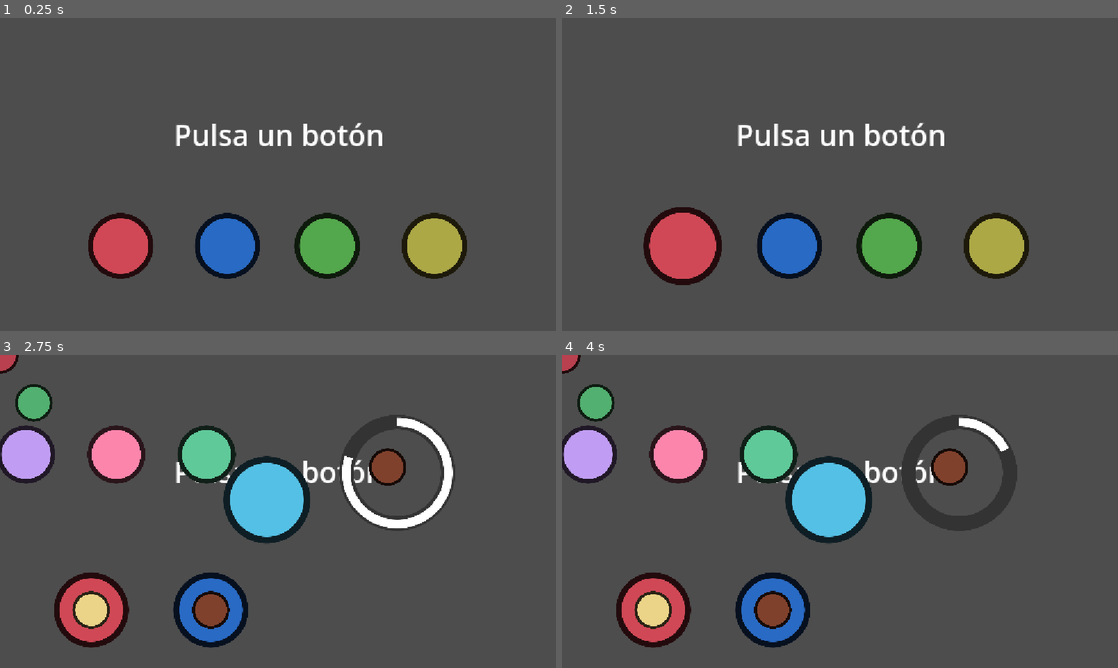
Above: before the commit, frames 1-4 (two rows, left to right).
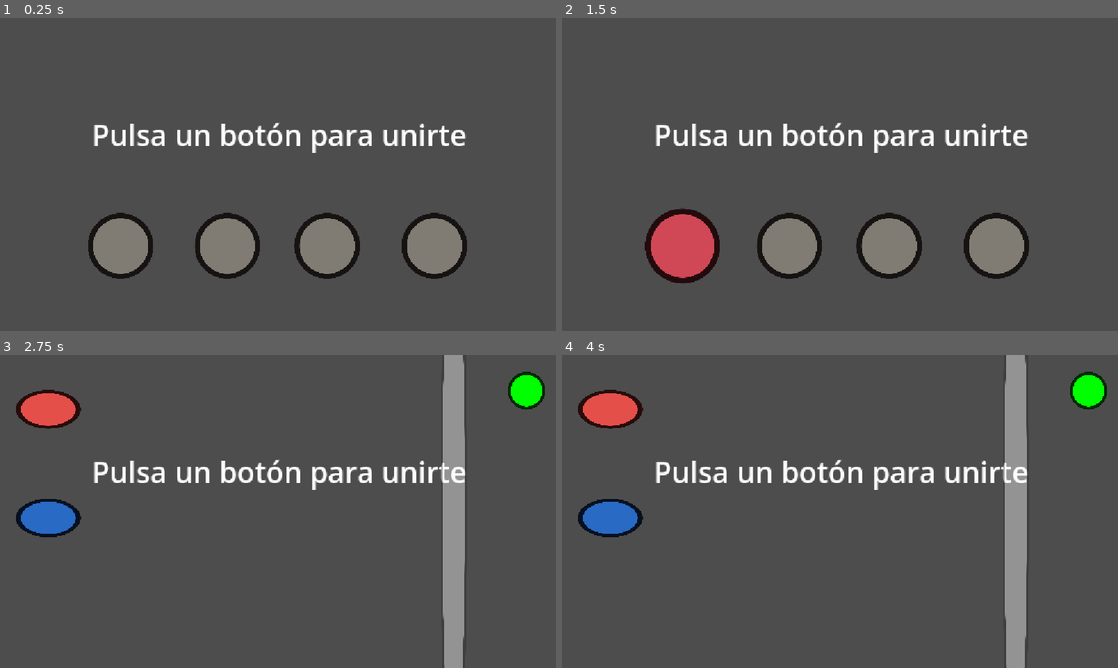
Above: after the commit, the same moments.

Repository: EduFdezSoy/MinijuegosMalagaJam
Game: Godot game, scene res://Scenes/PlayerSelection.tscn
The game is run twice, just before and just after one commit, with the same random seed, the same clock (stepped at 60 frames per second) and the same inputs.
Inputs (mouse positions are in pixels of both pictures, inside the frame that each line leads up to):
- Up to frame 1 (0.25 s): no input
- Up to frame 2 (1.5 s): tap Enter at 0.5 s; move the mouse to (962, 158) at 0.52 s; tap Space (start_button) at 0.6, 1.25 s; move the mouse to (728, 190) at 1.27 s; tap A (p1_button) at 1.35 s
- Up to frame 3 (2.75 s): tap Space (start_button) at 1.55, 2, 2.3 s; move the mouse to (333, 442) at 2.02 s; tap S (p2_button) at 2.1 s
- Up to frame 4 (4 s): move the mouse to (812, 574) at 2.77 s; tap D (p3_button) at 2.85 s; tap Space (start_button) at 3.05, 3.8 s; move the mouse to (1006, 558) at 3.52 s; tap F (p4_button) at 3.6 s

The runs differ from the first frame. In frame 1, 7.6% of the frame differs, in the area x 16-84%, y 33-82%; in frame 2, 6.7%; in frame 3, 24%; in frame 4, 24%, in the area x 0-98%, y 0-100%.

Commit message:
refactor: Se han cambiado nombres de archivos para mejor consistencia (Ahora están en inglés los archivos)

Diff:
--- a/Scenes/Minigames/Minijuego1.tscn
+++ b/Scenes/Minigames/MinigameTest.tscn
@@ -1,58 +1,58 @@
 [gd_scene format=3 uid="uid://bymi3w6nfe84"]
 
 [ext_resource type="Texture2D" uid="uid://cpdei0c4gficn" path="res://Assets/Sprites/GenericButton.png" id="1_116ni"]
-[ext_resource type="Script" uid="uid://bfslgit2kd106" path="res://Scripts/Minigames/Minigame 1/MinigameOne.gd" id="1_u5u0k"]
-[ext_resource type="Script" uid="uid://cxd8nyje6mpp0" path="res://Scripts/Minigames/Minigame 1/HorizontalPlayerMovement.gd" id="2_d8pki"]
-[ext_resource type="Script" uid="uid://byav5nb6ppjh" path="res://Scripts/Minigames/Minigame 1/PollitoInglesCheck.gd" id="2_yj3q8"]
+[ext_resource type="Script" uid="uid://bfslgit2kd106" path="res://Scripts/Minigames/PollitoInglesMinigame/PollitoInglesMinigame.gd" id="1_u5u0k"]
+[ext_resource type="Script" uid="uid://cxd8nyje6mpp0" path="res://Scripts/Minigames/PollitoInglesMinigame/HorizontalPlayerMovement.gd" id="2_d8pki"]
+[ext_resource type="Script" uid="uid://byav5nb6ppjh" path="res://Scripts/Minigames/PollitoInglesMinigame/PollitoInglesCheck.gd" id="2_yj3q8"]
 
-[node name="Minijuego1" type="Node2D" unique_id=1996787499 node_paths=PackedStringArray("playersHorizontalMove", "pollitoInglesCheck")]
+[node name="PollitoInglesMinigame" type="Node2D" unique_id=1996787499 node_paths=PackedStringArray("playersHorizontalMove", "pollitoInglesCheck")]
 script = ExtResource("1_u5u0k")
 playersHorizontalMove = NodePath("PlayersHorizontalMove")
 pollitoInglesCheck = NodePath("PollitoInglesCheck")
 
 [node name="PollitoInglesCheck" type="Node" parent="." unique_id=2100802978 node_paths=PackedStringArray("spriteCheck")]
 script = ExtResource("2_yj3q8")
-spriteCheck = NodePath("../Semaforo")
+spriteCheck = NodePath("../GreenRedLight")
 winningXPosition = 940.0
 
 [node name="PlayersHorizontalMove" type="Node2D" parent="." unique_id=1122291142 node_paths=PackedStringArray("players")]
 script = ExtResource("2_d8pki")
-players = [NodePath("Jugador1"), NodePath("Jugador2"), NodePath("Jugador3"), NodePath("Jugador4")]
+players = [NodePath("Player1"), NodePath("Player2"), NodePath("Player3"), NodePath("Player4")]
 playersInitialXPosition = 100
 horizontalMovementPerClick = 100.0
 movementDuration = 0.15
 
-[node name="Jugador1" type="Sprite2D" parent="PlayersHorizontalMove" unique_id=2088066266]
+[node name="Player1" type="Sprite2D" parent="PlayersHorizontalMove" unique_id=2088066266]
 modulate = Color(0.89747417, 0.31039852, 0.28828102, 1)
 position = Vector2(100.5, 149.5)
 scale = Vector2(0.34570313, 0.20507813)
 texture = ExtResource("1_116ni")
 
-[node name="Jugador2" type="Sprite2D" parent="PlayersHorizontalMove" unique_id=1423625554]
+[node name="Player2" type="Sprite2D" parent="PlayersHorizontalMove" unique_id=1423625554]
 modulate = Color(0.16078432, 0.41568628, 0.76862746, 1)
 position = Vector2(100.5, 283.23)
 scale = Vector2(0.34570313, 0.20507813)
 texture = ExtResource("1_116ni")
 
-[node name="Jugador3" type="Sprite2D" parent="PlayersHorizontalMove" unique_id=1668542855]
+[node name="Player3" type="Sprite2D" parent="PlayersHorizontalMove" unique_id=1668542855]
 modulate = Color(0.3254902, 0.654902, 0.29803923, 1)
 position = Vector2(100.5, 399.23)
 scale = Vector2(0.34570313, 0.20507813)
 texture = ExtResource("1_116ni")
 
-[node name="Jugador4" type="Sprite2D" parent="PlayersHorizontalMove" unique_id=494014490]
+[node name="Player4" type="Sprite2D" parent="PlayersHorizontalMove" unique_id=494014490]
 modulate = Color(0.6745098, 0.65882355, 0.27450982, 1)
 position = Vector2(100.5, 515.23)
 scale = Vector2(0.34570313, 0.20507813)
 texture = ExtResource("1_116ni")
 
-[node name="Meta" type="Sprite2D" parent="." unique_id=1095134998]
+[node name="FinishLine" type="Sprite2D" parent="." unique_id=1095134998]
 modulate = Color(1, 1, 1, 0.39607844)
 position = Vector2(940, 300)
 scale = Vector2(0.14, 3.75)
 texture = ExtResource("1_116ni")
 
-[node name="Semaforo" type="Sprite2D" parent="." unique_id=427955006]
+[node name="GreenRedLight" type="Sprite2D" parent="." unique_id=427955006]
 position = Vector2(1091, 74.000015)
 scale = Vector2(0.2, 0.2)
 texture = ExtResource("1_116ni")
--- a/Scenes/Minigames/Minijuego1Copia.tscn
+++ /dev/null
@@ -1,58 +0,0 @@
-[gd_scene format=3 uid="uid://dqwl04r112a5b"]
-
-[ext_resource type="Script" uid="uid://bfslgit2kd106" path="res://Scripts/Minigames/Minigame 1/MinigameOne.gd" id="1_cfc6w"]
-[ext_resource type="Script" uid="uid://byav5nb6ppjh" path="res://Scripts/Minigames/Minigame 1/PollitoInglesCheck.gd" id="2_j2xuo"]
-[ext_resource type="Script" uid="uid://cxd8nyje6mpp0" path="res://Scripts/Minigames/Minigame 1/HorizontalPlayerMovement.gd" id="3_xbmnr"]
-[ext_resource type="Texture2D" uid="uid://cpdei0c4gficn" path="res://Assets/Sprites/GenericButton.png" id="4_vwcag"]
-
-[node name="Minijuego1" type="Node2D" unique_id=1996787499 node_paths=PackedStringArray("playersHorizontalMove", "pollitoInglesCheck")]
-script = ExtResource("1_cfc6w")
-playersHorizontalMove = NodePath("PlayersHorizontalMove")
-pollitoInglesCheck = NodePath("PollitoInglesCheck")
-
-[node name="PollitoInglesCheck" type="Node" parent="." unique_id=2100802978 node_paths=PackedStringArray("spriteCheck")]
-script = ExtResource("2_j2xuo")
-spriteCheck = NodePath("../Semaforo")
-winningXPosition = 800.0
-
-[node name="PlayersHorizontalMove" type="Node2D" parent="." unique_id=1122291142 node_paths=PackedStringArray("players")]
-script = ExtResource("3_xbmnr")
-players = [NodePath("Jugador1"), NodePath("Jugador2"), NodePath("Jugador3"), NodePath("Jugador4")]
-playersInitialXPosition = 100
-horizontalMovementPerClick = 100.0
-movementDuration = 0.15
-
-[node name="Jugador1" type="Sprite2D" parent="PlayersHorizontalMove" unique_id=2088066266]
-modulate = Color(0.89747417, 0.31039852, 0.28828102, 1)
-position = Vector2(100.5, 149.5)
-scale = Vector2(0.34570313, 0.20507813)
-texture = ExtResource("4_vwcag")
-
-[node name="Jugador2" type="Sprite2D" parent="PlayersHorizontalMove" unique_id=1423625554]
-modulate = Color(0.16078432, 0.41568628, 0.76862746, 1)
-position = Vector2(100.5, 283.23)
-scale = Vector2(0.34570313, 0.20507813)
-texture = ExtResource("4_vwcag")
-
-[node name="Jugador3" type="Sprite2D" parent="PlayersHorizontalMove" unique_id=1668542855]
-modulate = Color(0.3254902, 0.654902, 0.29803923, 1)
-position = Vector2(100.5, 399.23)
-scale = Vector2(0.34570313, 0.20507813)
-texture = ExtResource("4_vwcag")
-
-[node name="Jugador4" type="Sprite2D" parent="PlayersHorizontalMove" unique_id=494014490]
-modulate = Color(0.6745098, 0.65882355, 0.27450982, 1)
-position = Vector2(100.5, 515.23)
-scale = Vector2(0.34570313, 0.20507813)
-texture = ExtResource("4_vwcag")
-
-[node name="Meta" type="Sprite2D" parent="." unique_id=1095134998]
-modulate = Color(1, 1, 1, 0.39607844)
-position = Vector2(800, 300)
-scale = Vector2(0.14, 3.75)
-texture = ExtResource("4_vwcag")
-
-[node name="Semaforo" type="Sprite2D" parent="." unique_id=427955006]
-position = Vector2(1091, 74.000015)
-scale = Vector2(0.2, 0.2)
-texture = ExtResource("4_vwcag")
--- a/Scenes/Minigames/Minijuego2.tscn
+++ /dev/null
@@ -1,11 +0,0 @@
-[gd_scene format=3 uid="uid://cdgfbmswqylwo"]
-
-[ext_resource type="Texture2D" uid="uid://cpdei0c4gficn" path="res://Assets/Sprites/GenericButton.png" id="1_3qinl"]
-[ext_resource type="Script" uid="uid://bfslgit2kd106" path="res://Scripts/Minigames/Minigame 1/MinigameOne.gd" id="1_4y7mn"]
-
-[node name="Minijuego2" type="Node2D" unique_id=241074848]
-script = ExtResource("1_4y7mn")
-
-[node name="GenericButton" type="Sprite2D" parent="." unique_id=1765706520]
-position = Vector2(231, 477)
-texture = ExtResource("1_3qinl")
--- a/Scenes/Minigames/Minijuego3.tscn
+++ /dev/null
@@ -1,9 +0,0 @@
-[gd_scene format=3 uid="uid://bb8ml4ltvhd0q"]
-
-[ext_resource type="Texture2D" uid="uid://cpdei0c4gficn" path="res://Assets/Sprites/GenericButton.png" id="1_ybwdi"]
-
-[node name="Minijuego3" type="Node2D" unique_id=287076601]
-
-[node name="GenericButton" type="Sprite2D" parent="." unique_id=461941072]
-position = Vector2(1034, 115)
-texture = ExtResource("1_ybwdi")
--- a/Scenes/Minigames/Minijuego_A_Comer.tscn
+++ b/Scenes/Minigames/ServingFoodMinigame.tscn
@@ -1,14 +1,14 @@
 [gd_scene format=3 uid="uid://cjrtfysm3veyl"]
 
-[ext_resource type="Script" uid="uid://cwgtrohnmnv21" path="res://Scripts/Minigames/Minijuego_A_Comer/MinigameLunchTime.gd" id="1_8oyy2"]
-[ext_resource type="Script" uid="uid://dulxaqsgd7jgj" path="res://Scripts/Minigames/Minijuego_A_Comer/FoodChecker.gd" id="2_n2y3l"]
-[ext_resource type="Script" uid="uid://c5i20f1q8e62p" path="res://Scripts/Minigames/Minijuego_A_Comer/PeopleLine.gd" id="3_0vj75"]
-[ext_resource type="Script" uid="uid://bkkhqthwrw70d" path="res://Scripts/Minigames/Minijuego_A_Comer/IncrementalCountDown.gd" id="3_i8n31"]
+[ext_resource type="Script" uid="uid://cwgtrohnmnv21" path="res://Scripts/Minigames/ServingFoodMinigame/MinigameLunchTime.gd" id="1_8oyy2"]
+[ext_resource type="Script" uid="uid://dulxaqsgd7jgj" path="res://Scripts/Minigames/ServingFoodMinigame/FoodChecker.gd" id="2_n2y3l"]
+[ext_resource type="Script" uid="uid://c5i20f1q8e62p" path="res://Scripts/Minigames/ServingFoodMinigame/PeopleLine.gd" id="3_0vj75"]
+[ext_resource type="Script" uid="uid://bkkhqthwrw70d" path="res://Scripts/Minigames/ServingFoodMinigame/IncrementalCountDown.gd" id="3_i8n31"]
 [ext_resource type="Texture2D" uid="uid://cpdei0c4gficn" path="res://Assets/Sprites/GenericButton.png" id="4_upu7b"]
-[ext_resource type="Script" uid="uid://duyvboy7v2ung" path="res://Scripts/Minigames/Minijuego_A_Comer/MinigameActionButton.gd" id="5_n2y3l"]
-[ext_resource type="Texture2D" uid="uid://cy2hibh5s7vpg" path="res://Assets/Sprites/Minigames/ServingFoodMinigame/Circulo.png" id="5_r4lmr"]
-[ext_resource type="Texture2D" uid="uid://bfb5xuyyt1aw" path="res://Assets/Sprites/Minigames/ServingFoodMinigame/CruzRoja.png" id="6_0vj75"]
-[ext_resource type="Texture2D" uid="uid://doaea01dvkkww" path="res://Assets/Sprites/Minigames/ServingFoodMinigame/CirculoBlanco.png" id="6_hw2q6"]
+[ext_resource type="Script" uid="uid://duyvboy7v2ung" path="res://Scripts/Minigames/ServingFoodMinigame/MinigameActionButton.gd" id="5_n2y3l"]
+[ext_resource type="Texture2D" uid="uid://cy2hibh5s7vpg" path="res://Assets/Sprites/Minigames/ServingFoodMinigame/CircleBackground.png" id="5_r4lmr"]
+[ext_resource type="Texture2D" uid="uid://bfb5xuyyt1aw" path="res://Assets/Sprites/Minigames/ServingFoodMinigame/RedCross.png" id="6_0vj75"]
+[ext_resource type="Texture2D" uid="uid://doaea01dvkkww" path="res://Assets/Sprites/Minigames/ServingFoodMinigame/FillCircle.png" id="6_hw2q6"]
 
 [node name="MinijuegoAComer" type="Node2D" unique_id=249033107 node_paths=PackedStringArray("foodChecker")]
 script = ExtResource("1_8oyy2")
--- a/Scenes/PlayerSelection.tscn
+++ b/Scenes/PlayerSelection.tscn
@@ -4,48 +4,57 @@
 [ext_resource type="Script" uid="uid://dqd747do6jri1" path="res://Scripts/PlayerButton.gd" id="2_2ny7y"]
 [ext_resource type="Script" uid="uid://cogkluld14x1i" path="res://Scripts/Controllers/RoundController.gd" id="4_2ny7y"]
 [ext_resource type="Script" uid="uid://c8xhspffwdh2y" path="res://Scripts/StartButton.gd" id="4_mpou1"]
-[ext_resource type="PackedScene" uid="uid://cjrtfysm3veyl" path="res://Scenes/Minigames/Minijuego_A_Comer.tscn" id="5_f0lok"]
+[ext_resource type="PackedScene" uid="uid://cjrtfysm3veyl" path="res://Scenes/Minigames/ServingFoodMinigame.tscn" id="5_f0lok"]
+[ext_resource type="PackedScene" uid="uid://bymi3w6nfe84" path="res://Scenes/Minigames/MinigameTest.tscn" id="6_y4jts"]
 
 [node name="PlayerSelection" type="Node2D" unique_id=1452936896]
 
-[node name="Player 1" type="Node2D" parent="." unique_id=1454617281]
+[node name="Player 1" type="Node2D" parent="." unique_id=1454617281 node_paths=PackedStringArray("buttonSprite")]
 position = Vector2(250, 472)
 script = ExtResource("2_2ny7y")
+buttonColor = Color(0.8156863, 0.28235295, 0.3372549, 1)
+buttonSprite = NodePath("Sprite")
 
 [node name="Sprite" type="Sprite2D" parent="Player 1" unique_id=1055041605]
-modulate = Color(0.8137784, 0.28282133, 0.33851078, 1)
+modulate = Color(0.5071507, 0.4880826, 0.44954228, 1)
 scale = Vector2(0.35, 0.35)
 texture = ExtResource("1_hqt01")
 
-[node name="Player 2" type="Node2D" parent="." unique_id=1459564953]
+[node name="Player 2" type="Node2D" parent="." unique_id=1459564953 node_paths=PackedStringArray("buttonSprite")]
 position = Vector2(471, 472)
 script = ExtResource("2_2ny7y")
+buttonColor = Color(0.16078432, 0.41568628, 0.76862746, 1)
+buttonSprite = NodePath("Sprite")
 playerId = 1
 
 [node name="Sprite" type="Sprite2D" parent="Player 2" unique_id=608958459]
-modulate = Color(0.15899232, 0.4149546, 0.7680975, 1)
+modulate = Color(0.5071507, 0.4880826, 0.44954228, 1)
 scale = Vector2(0.35, 0.35)
 texture = ExtResource("1_hqt01")
 metadata/Color = Color(1, 1, 1, 1)
 
-[node name="Player 3" type="Node2D" parent="." unique_id=1279253964]
+[node name="Player 3" type="Node2D" parent="." unique_id=1279253964 node_paths=PackedStringArray("buttonSprite")]
 position = Vector2(678, 472)
 script = ExtResource("2_2ny7y")
+buttonColor = Color(0.3254902, 0.654902, 0.29803923, 1)
+buttonSprite = NodePath("Sprite")
 playerId = 2
 
 [node name="Sprite" type="Sprite2D" parent="Player 3" unique_id=1110995948]
-modulate = Color(0.32677108, 0.65325326, 0.29733875, 1)
+modulate = Color(0.5071507, 0.4880826, 0.44954228, 1)
 scale = Vector2(0.35, 0.35)
 texture = ExtResource("1_hqt01")
 metadata/Color = Color(1, 1, 1, 1)
 
-[node name="Player 4" type="Node2D" parent="." unique_id=1368542756]
+[node name="Player 4" type="Node2D" parent="." unique_id=1368542756 node_paths=PackedStringArray("buttonSprite")]
 position = Vector2(900, 472)
 script = ExtResource("2_2ny7y")
+buttonColor = Color(0.6745098, 0.65882355, 0.27450982, 1)
+buttonSprite = NodePath("Sprite")
 playerId = 3
 
 [node name="Sprite" type="Sprite2D" parent="Player 4" unique_id=158976496]
-modulate = Color(0.67444205, 0.6570362, 0.27338254, 1)
+modulate = Color(0.5071507, 0.4880826, 0.44954228, 1)
 scale = Vector2(0.35, 0.35)
 texture = ExtResource("1_hqt01")
 metadata/Color = Color(1, 1, 1, 1)
@@ -55,7 +64,7 @@
 
 [node name="RoundController" type="Node" parent="." unique_id=1558029353]
 script = ExtResource("4_2ny7y")
-availableMinigames = Array[PackedScene]([ExtResource("5_f0lok")])
+availableMinigames = Array[PackedScene]([ExtResource("5_f0lok"), ExtResource("6_y4jts")])
 winsNeededToFinish = 2
 
 [node name="MinigameContainer" type="Node" parent="." unique_id=741273415]
@@ -73,6 +82,6 @@
 grow_horizontal = 2
 grow_vertical = 2
 theme_override_font_sizes/font_size = 60
-text = "Pulsa un botón"
+text = "Pulsa un botón para unirte"
 horizontal_alignment = 1
 vertical_alignment = 1
--- a/Scripts/Minigames/Minigame 1/HorizontalPlayerMovement.gd
+++ b/Scripts/Minigames/PollitoInglesMinigame/HorizontalPlayerMovement.gd
@@ -14,7 +14,7 @@
 
 
 func MovePlayer(id: int) -> void:
-	var index: int = id - 1
+	var index: int = id
 
 	if index < 0 or index >= players.size():
 		return
@@ -36,18 +36,11 @@
 		if pendingMovementTime[playerNumber] <= 0.0:
 			continue
 
-		var timeToMove: float = minf(
-			delta,
-			pendingMovementTime[playerNumber]
-		)
+		var timeToMove: float = minf(delta,pendingMovementTime[playerNumber])
 
 		var distanceToMove: float = movementSpeed * timeToMove
 
-		players[playerNumber].position.x = move_toward(
-			players[playerNumber].position.x,
-			playersPositions[playerNumber].x,
-			distanceToMove
-		)
+		players[playerNumber].position.x = move_toward(players[playerNumber].position.x,playersPositions[playerNumber].x,distanceToMove)
 
 		pendingMovementTime[playerNumber] -= timeToMove
 
@@ -69,7 +62,7 @@
 	pendingMovementTime.fill(0.0)
 
 	for player in range(players.size()):
-		if activePlayersInGame.has(player + 1):
+		if activePlayersInGame.has(player):
 			players[player].show()
 			players[player].position = Vector2(screenXPosition,screenYPosition)
 			screenYPosition += playerScreenSize
--- a/Scripts/Minigames/Minigame 1/PollitoInglesCheck.gd
+++ b/Scripts/Minigames/PollitoInglesMinigame/PollitoInglesCheck.gd
@@ -46,9 +46,7 @@
 		# Fase 1: los jugadores pueden moverse.
 		isLooking = false
 		spriteCheck.modulate = Color.GREEN
-		await get_tree().create_timer(
-			randf_range(minMovementTime, maxMovementTime)
-		).timeout
+		await get_tree().create_timer(randf_range(minMovementTime, maxMovementTime)).timeout
 
 		if not gameRunning:
 			return
@@ -56,9 +54,7 @@
 		# Fase 2: el pollito está mirando.
 		isLooking = true
 		spriteCheck.modulate = Color.RED
-		await get_tree().create_timer(
-			randf_range(minLookingTime, maxLookingTime)
-		).timeout
+		await get_tree().create_timer(randf_range(minLookingTime, maxLookingTime)).timeout
 
 		if not gameRunning:
 			return
@@ -75,7 +71,7 @@
 		if winners.has(playerId) or eliminatedPlayers.has(playerId):
 			continue
 
-		var index: int = playerId - 1
+		var index: int = playerId
 
 		if index < 0 or index >= positions.size():
 			continue
@@ -100,7 +96,7 @@
 
 
 func FinishPlayer(playerId: int, won: bool) -> void:
-	var index: int = playerId - 1
+	var index: int = playerId
 
 	if won:
 		winners.append(playerId)
--- a/Scripts/PlayerButton.gd
+++ b/Scripts/PlayerButton.gd
@@ -1,6 +1,8 @@
 extends Node2D
 class_name PlayerButton
 
+@export var buttonColor : Color
+@export var buttonSprite : Sprite2D
 @export_range(0,3) var playerId: int = 0
 var playerSelected: bool = false
 var buttonState: bool = true
@@ -33,8 +35,9 @@
 	if(not playerSelected):
 		PlayersController.PlayerSelect(playerId)
 		playerSelected = true
-		var target_scale = Vector2(1.2, 1.2)
-		scale = target_scale
+		var target_scale = Vector2(0.4, 0.4)
+		buttonSprite.scale = target_scale
+		buttonSprite.modulate = buttonColor
 		print("Jugador ",playerId, " ha pulsado el botón en el inicio")
 	else:
 		print("Jugador ",playerId, " ha pulsado el botón en el inicio")
Renamed: Assets/Sprites/Minigames/ServingFoodMinigame/Circulo.png -> Assets/Sprites/Minigames/ServingFoodMinigame/CircleBackground.png
Not shown, changed: Assets/Sprites/Minigames/ServingFoodMinigame/CircleBackground.png.import
Renamed: Assets/Sprites/Minigames/ServingFoodMinigame/CirculoBlanco.png -> Assets/Sprites/Minigames/ServingFoodMinigame/FillCircle.png
Not shown, changed: Assets/Sprites/Minigames/ServingFoodMinigame/FillCircle.png.import
Renamed: Assets/Sprites/Minigames/ServingFoodMinigame/CruzRoja.png -> Assets/Sprites/Minigames/ServingFoodMinigame/RedCross.png
Not shown, changed: Assets/Sprites/Minigames/ServingFoodMinigame/RedCross.png.import
Renamed: Scripts/Minigames/Minigame 1/HorizontalPlayerMovement.gd.uid -> Scripts/Minigames/PollitoInglesMinigame/HorizontalPlayerMovement.gd.uid
Renamed: Scripts/Minigames/Minigame 1/PollitoInglesCheck.gd.uid -> Scripts/Minigames/PollitoInglesMinigame/PollitoInglesCheck.gd.uid
Renamed: Scripts/Minigames/Minigame 1/MinigameOne.gd -> Scripts/Minigames/PollitoInglesMinigame/PollitoInglesMinigame.gd
Renamed: Scripts/Minigames/Minigame 1/MinigameOne.gd.uid -> Scripts/Minigames/PollitoInglesMinigame/PollitoInglesMinigame.gd.uid
Renamed: Scripts/Minigames/Minijuego_A_Comer/FoodChecker.gd -> Scripts/Minigames/ServingFoodMinigame/FoodChecker.gd
Renamed: Scripts/Minigames/Minijuego_A_Comer/FoodChecker.gd.uid -> Scripts/Minigames/ServingFoodMinigame/FoodChecker.gd.uid
(and 8 more such lines)
